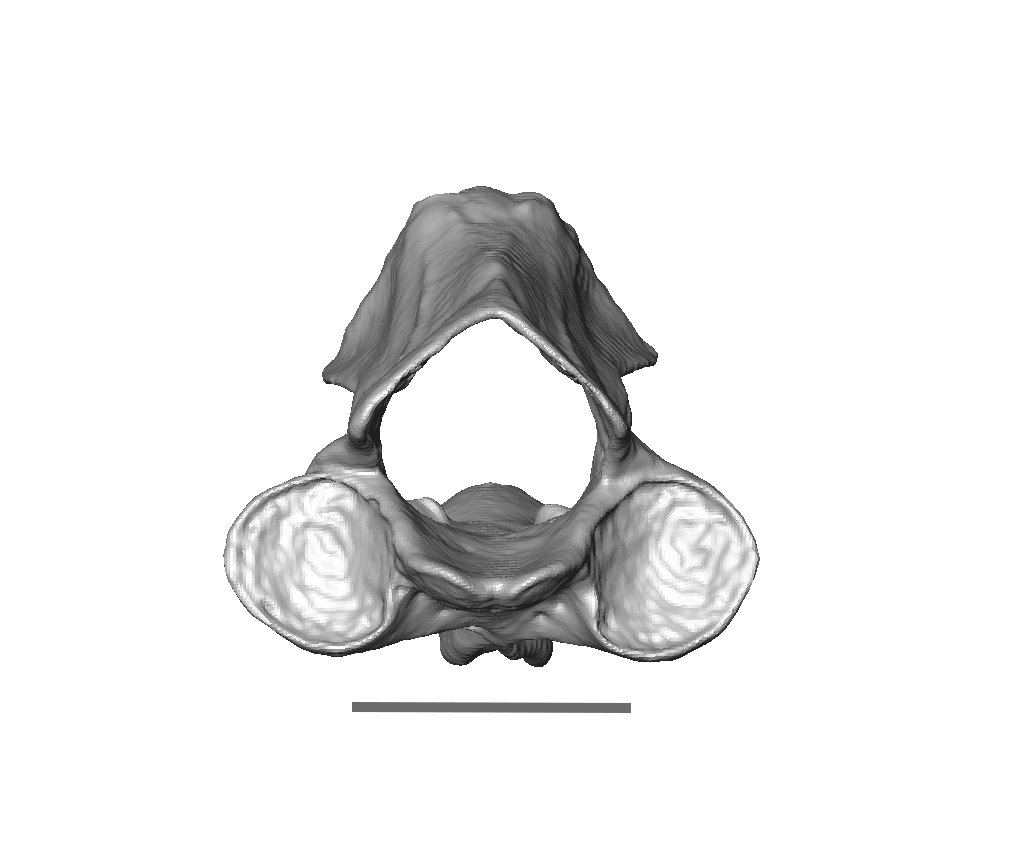
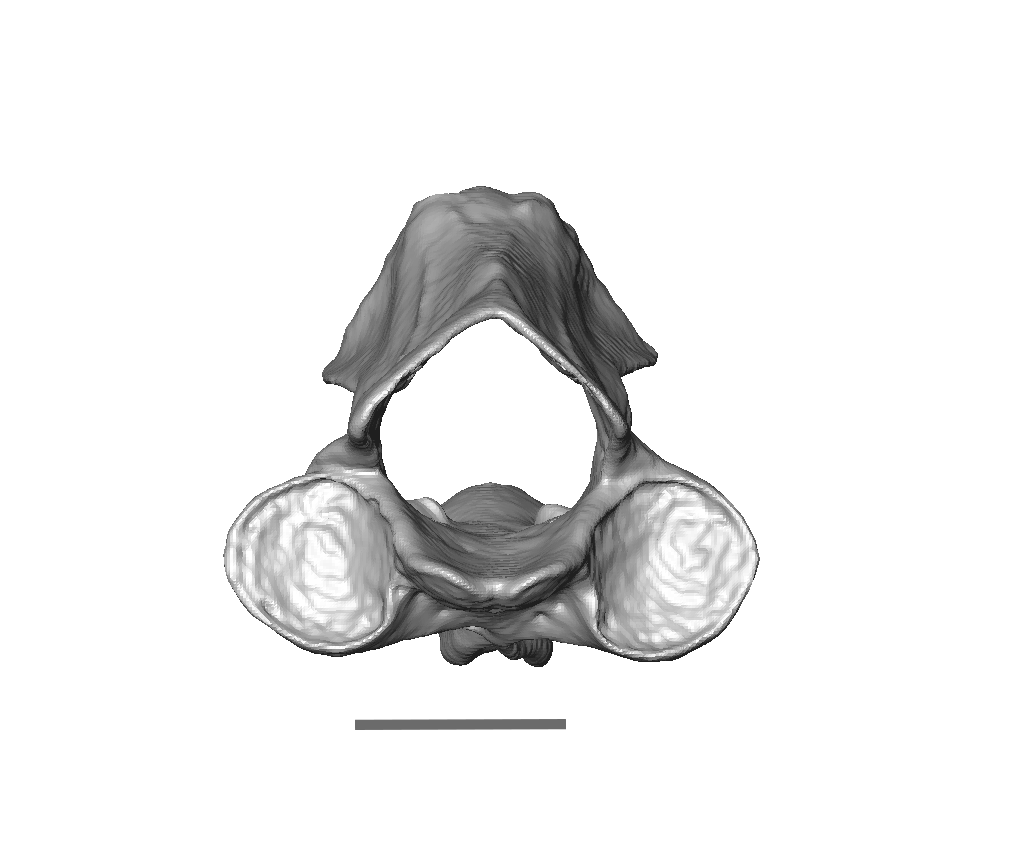
Layers edited between the first and the second 1012 x 851 image:
painted on "Shape 1" over [352, 702, 631, 730]
